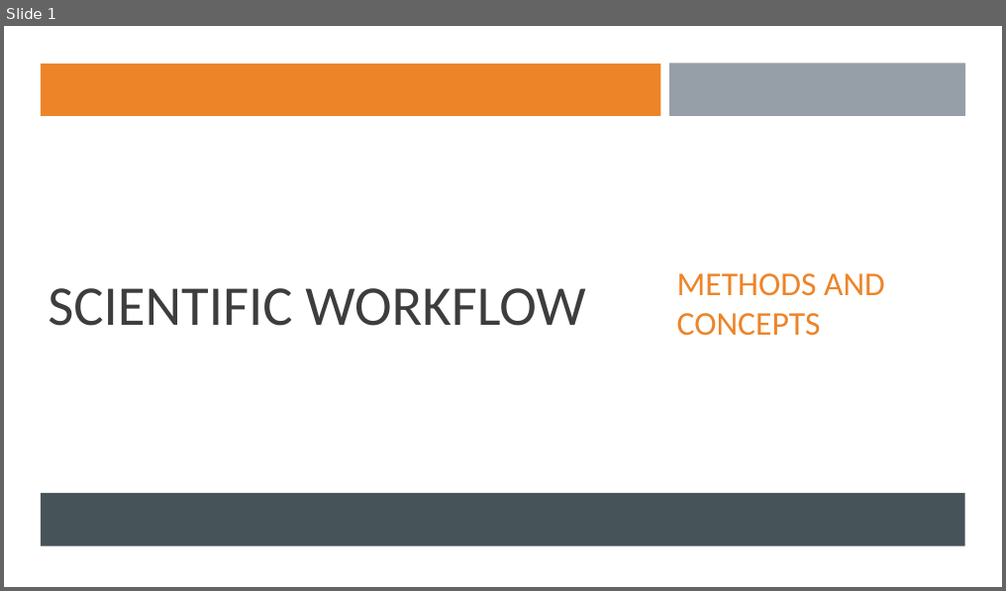
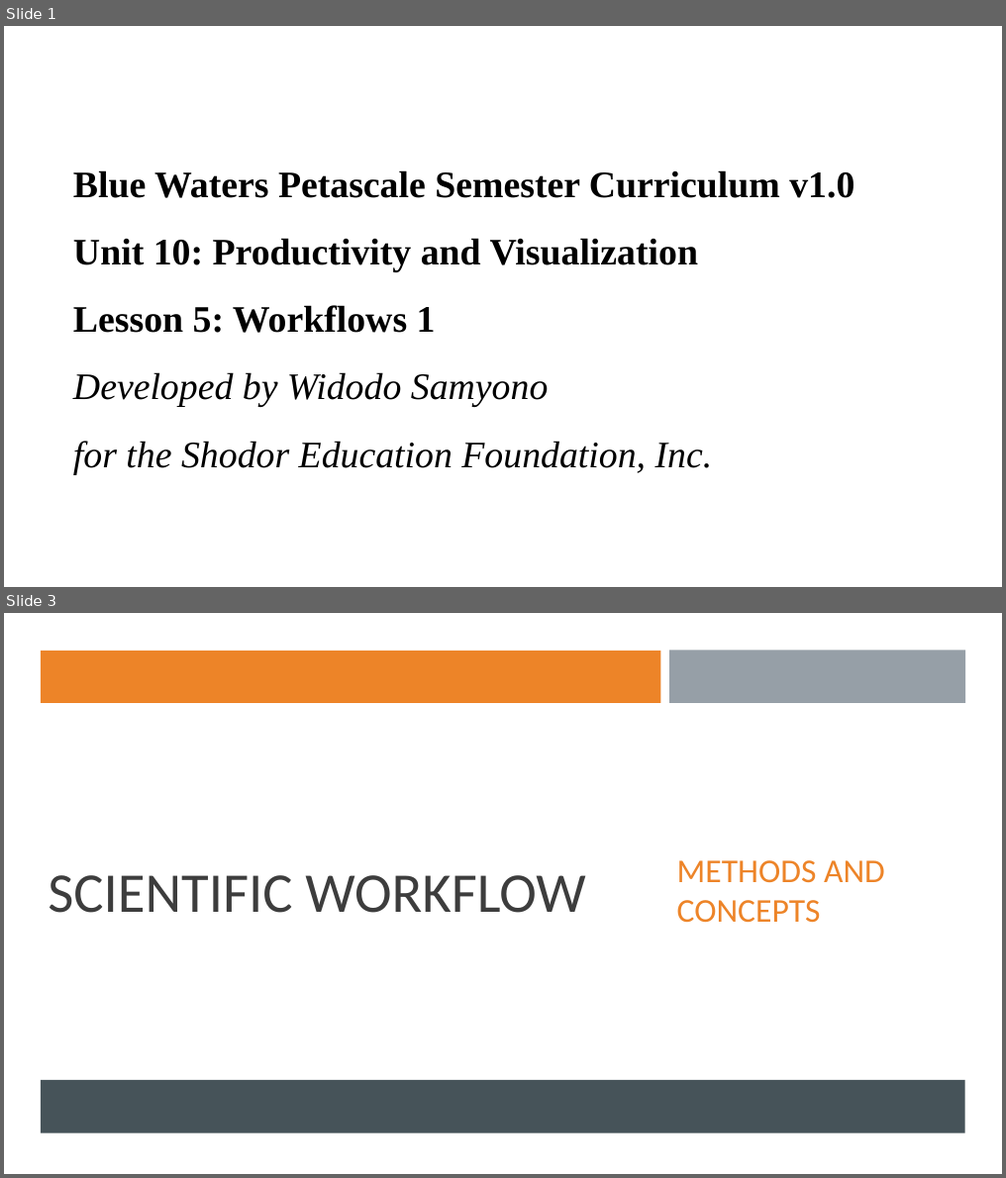
Before and after one commit to shodor-education/petascale-semester-curriculum, a slide deck: units/10/lessons/5/resources/petascale-lesson-10.5-slides.pptx. Shown one above the other, each under a label of ours: slide 1 before the commit, slides 1 and 3 after it; the slides between them are not shown. The pictures are 1006x591 and 1006x1178 pixels, drawn with LibreOffice and Linux fonts; fonts in the diff are those of the drawing. Boxes give left, top, right and bottom in pixels: in the first picture for what was removed or moved away, otherwise in the second. Text is boxed around its words. In the diff, an @@ line names an element or a change of style, - is before the commit and + after.

```diff
--- a/units/10/lessons/5/resources/petascale-lesson-10.5-slides.pptx
+++ b/units/10/lessons/5/resources/petascale-lesson-10.5-slides.pptx
@@ slide 1 added at [4, 26, 1002, 587], background #FFFFFF @@
@@ title added at [73, 171, 854, 474], 36 pt, text #000000, bold @@
+Blue Waters Petascale Semester Curriculum v1.0
+Unit 10: Productivity and Visualization
+Lesson 5: Workflows 1
+Developed by Widodo Samyono
+for the Shodor Education Foundation, Inc.
@@ what was slide 1 is now slide 3 @@
```
Also in this commit, not shown: 1 slide changed, 1 other slide added, 47 other files.
